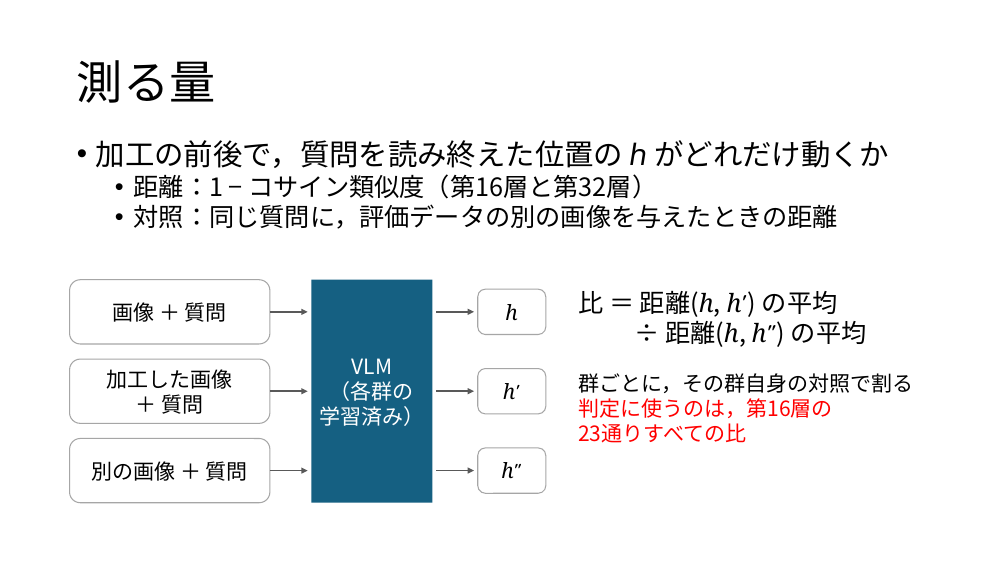
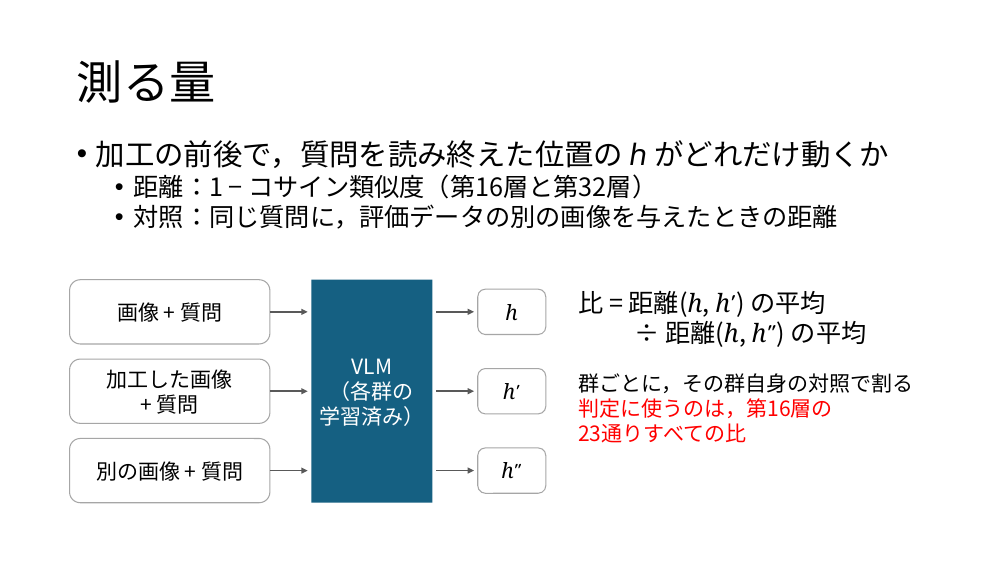
Before and after one commit to tomoking2004/cotar, a slide deck: slide 7 of presentations/20261030_進捗報告.pptx. Drawn at 1008x567 pixels with LibreOffice and Linux fonts; fonts in the diff are those of the drawing. Boxes give left, top, right and bottom in pixels: in the first picture for what was removed or moved away, otherwise in the second. Text is boxed around its words. In the diff, an @@ line names an element or a change of style, - is before the commit and + after.

```diff
--- a/presentations/20261030_進捗報告.pptx
+++ b/presentations/20261030_進捗報告.pptx
@@ text at (x1=578, y1=290, x2=827, y2=317): text changed @@
-比 ＝ 距離(ℎ, ℎ′) の平均
+比 = 距離(ℎ, ℎ′) の平均
@@ text in rounded rectangle at (x1=117, y1=302, x2=222, y2=322): text changed @@
-画像 ＋ 質問
+画像 + 質問
@@ text in rounded rectangle at (x1=157, y1=394, x2=199, y2=414): text changed @@
-＋ 質問
++ 質問
@@ text in rounded rectangle at (x1=96, y1=461, x2=243, y2=481): text changed @@
-別の画像 ＋ 質問
+別の画像 + 質問
```
Also in this commit, not shown: 14 other slides changed, 1 other file.
